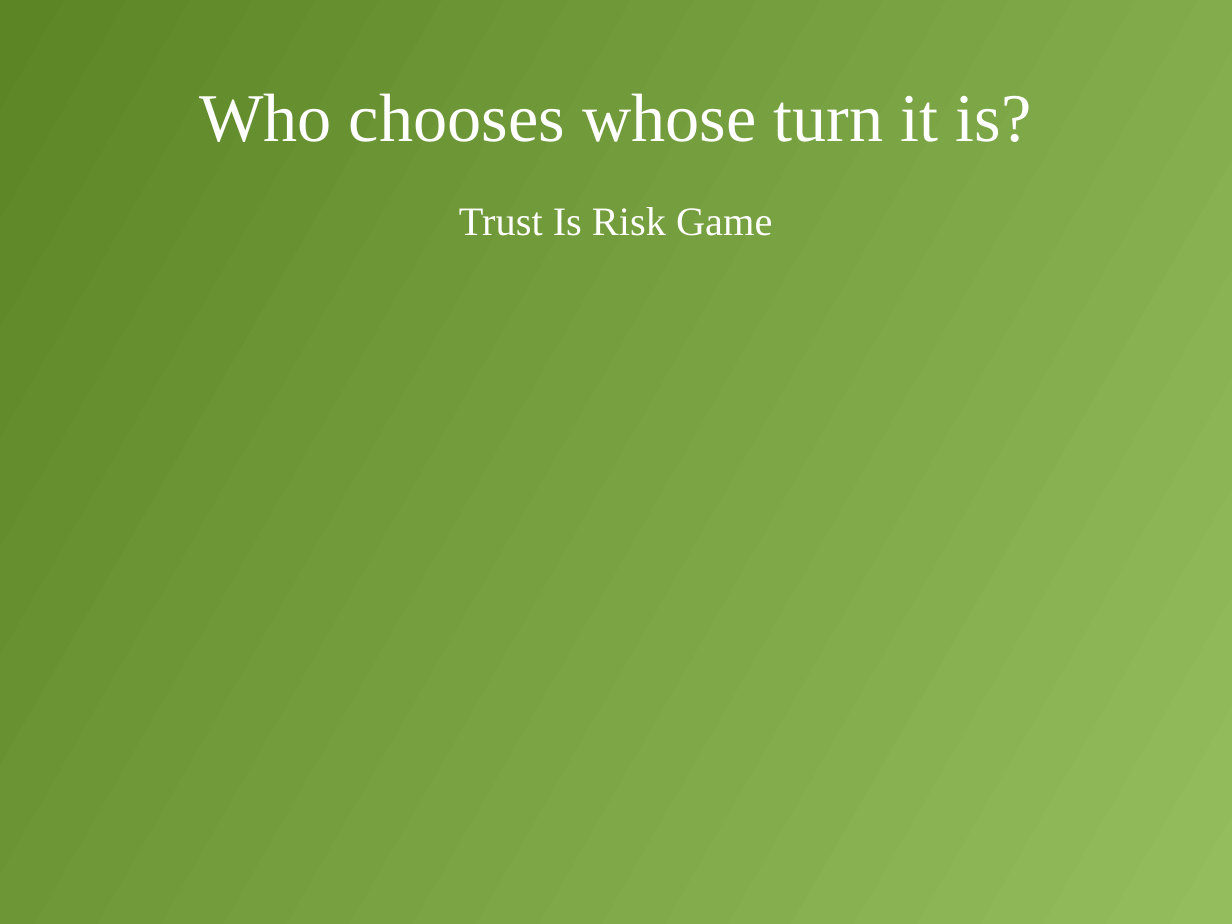
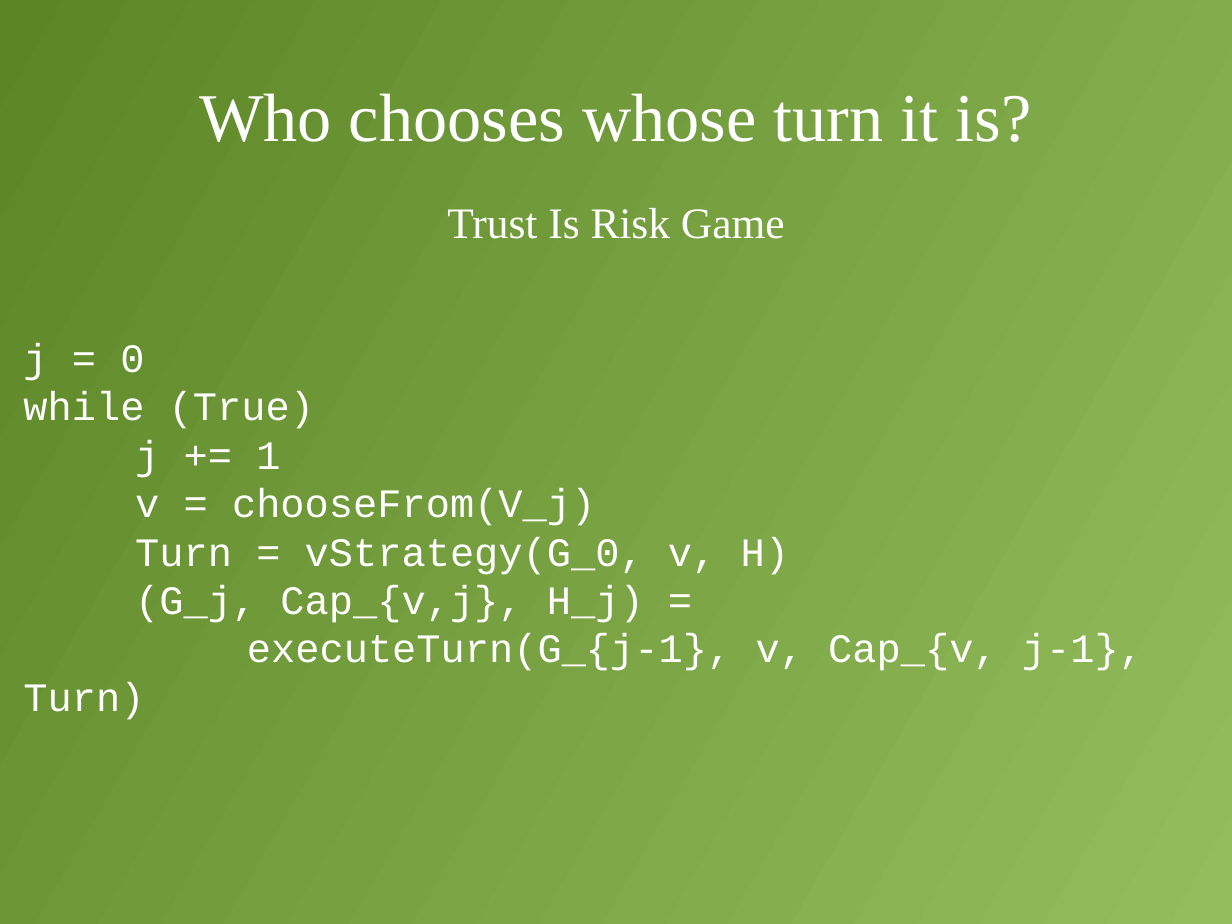
Before and after one commit to decrypto-org/TrustIsRisk, a slide deck: slide 7 of presentations/AtheCrypt10-1-2017/AtheCrypt10-1-2017.odp. Drawn at 1232x924 pixels with LibreOffice and Linux fonts; fonts in the diff are those of the drawing. Boxes give left, top, right and bottom in pixels: in the first picture for what was removed or moved away, otherwise in the second. Text is boxed around its words. In the diff, an @@ line names an element or a change of style, - is before the commit and + after.

Commit message:
add TrustIsRisk Game code and explanation

```diff
--- a/presentations/AtheCrypt10-1-2017/AtheCrypt10-1-2017.odp
+++ b/presentations/AtheCrypt10-1-2017/AtheCrypt10-1-2017.odp
@@ text "Trust Is Risk Game" moved from (x1=459, y1=207, x2=772, y2=236) to (x1=447, y1=208, x2=785, y2=239) @@
@@ text "Trust Is Risk Game" at (x1=447, y1=208, x2=785, y2=239): size 26 to 28 pt @@
@@ text added at (x1=23, y1=343, x2=1143, y2=720), 26 pt, text #FFFFFF @@
+j = 0
+while (True)
+j += 1
+v = chooseFrom(V_j)
+Turn = vStrategy(G_0, v, H)
+(G_j, Cap_{v,j}, H_j) =
+executeTurn(G_{j-1}, v, Cap_{v, j-1}, Turn)
```
Also in this commit, not shown: 1 slide added.
